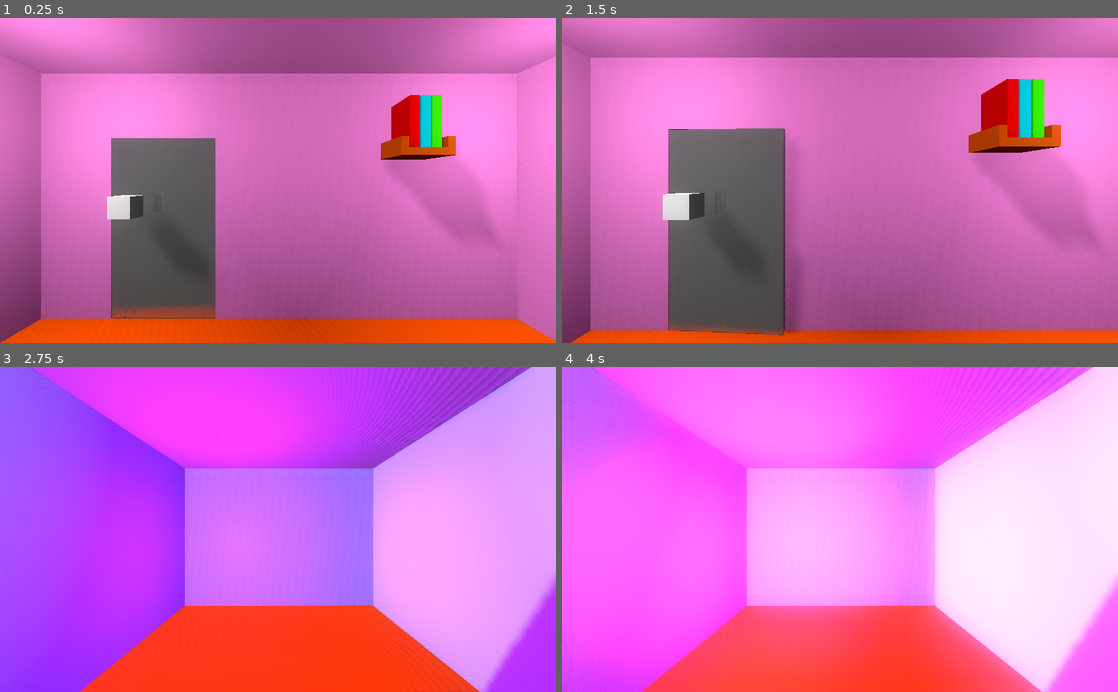
Above: before the commit, frames 1-4 (two rows, left to right).
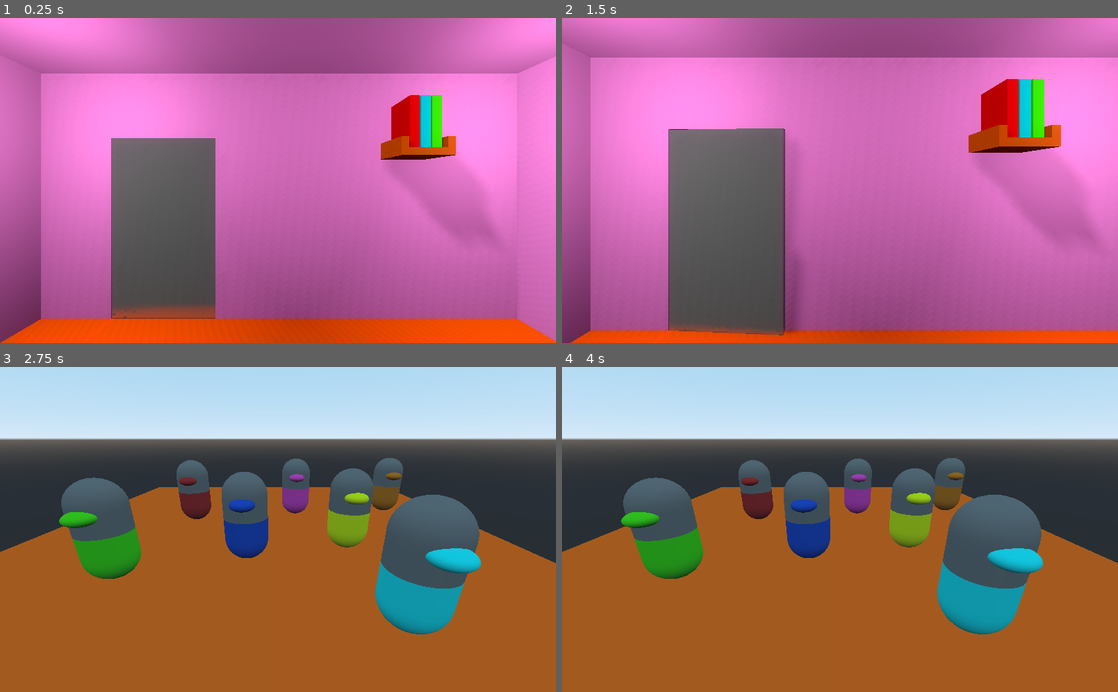
Above: after the commit, the same moments.

Repository: pedrotrschneider/mind-switches
Game: Godot game, scene res://scenes/app/app.tscn
The game is run twice, just before and just after one commit, with the same random seed, the same clock (stepped at 60 frames per second) and the same inputs.
Inputs (mouse positions are in pixels of both pictures, inside the frame that each line leads up to):
- Up to frame 1 (0.25 s): no input
- Up to frame 2 (1.5 s): tap Enter at 0.5 s; move the mouse to (962, 164) at 0.52 s; click (962, 164) at 0.67 s; tap Space at 1.25 s; move the mouse to (728, 196) at 1.27 s; click (728, 196) at 1.42 s
- Up to frame 3 (2.75 s): move the mouse to (333, 458) at 2.02 s; click (333, 458) at 2.17 s
- Up to frame 4 (4 s): move the mouse to (812, 594) at 2.77 s; click (812, 594) at 2.92 s; move the mouse to (1006, 578) at 3.52 s; click (1006, 578) at 3.67 s

The runs differ from the first frame. In frame 1, 0.5% of the frame differs, in the area x 19-26%, y 54-62%; in frame 2, 0.6%; in frame 3, 100%, in the area x 0-100%, y 0-100%; in frame 4, 100%.

Commit message:
✨ Implement level feature 1️⃣ - Add level scene - Implement players - Develop sandbox mode

Diff:
--- a/resources/runtime_data/runtime_data.gd
+++ b/resources/runtime_data/runtime_data.gd
@@ -4,3 +4,4 @@
 
 export(Enums.GameplayStates) var current_gameplay_state;
 export(Enums.MainMenuState) var current_main_menu_state;
+export(Enums.LevelStates) var current_level_state;
--- a/resources/runtime_data/runtime_data.tres
+++ b/resources/runtime_data/runtime_data.tres
@@ -6,3 +6,4 @@
 script = ExtResource( 1 )
 current_gameplay_state = 0
 current_main_menu_state = 0
+current_level_state = 0
--- a/scenes/app/app.gd
+++ b/scenes/app/app.gd
@@ -1,8 +1,19 @@
 extends Spatial
 
+var _garbage;
+
 onready var _main_menu_res: Resource = preload("res://scenes/main_menu_scenes/main_menu/main_menu.tscn");
-
+onready var _level_res: Resource = preload("res://scenes/game_scenes/level/level.tscn");
 
 func _ready():
 	var main_menu_instance = _main_menu_res.instance();
 	self.add_child(main_menu_instance);
+
+	_garbage = GameEvents.connect("go_to_level", self, "_on_go_to_level");
+
+
+func _on_go_to_level() -> void:
+	self.get_child(1).queue_free();
+
+	var level_instance = _level_res.instance();
+	self.add_child(level_instance);
--- a/scenes/app/app.tscn
+++ b/scenes/app/app.tscn
@@ -1,7 +1,10 @@
-[gd_scene load_steps=3 format=2]
+[gd_scene load_steps=6 format=2]
 
 [ext_resource path="res://scenes/app/app.gd" type="Script" id=1]
 [ext_resource path="res://scenes/app/back_button.gd" type="Script" id=2]
+[ext_resource path="res://scenes/app/confirm_button.gd" type="Script" id=3]
+[ext_resource path="res://scenes/app/finish_switches.gd" type="Script" id=4]
+[ext_resource path="res://scenes/app/reset_minds.gd" type="Script" id=5]
 
 [node name="App" type="Spatial"]
 script = ExtResource( 1 )
@@ -19,4 +22,43 @@
 __meta__ = {
 "_edit_use_anchors_": false
 }
+
+[node name="ConfirmButton" type="Button" parent="CanvasLayer"]
+visible = false
+margin_left = 953.577
+margin_top = 571.81
+margin_right = 1015.58
+margin_bottom = 591.81
+text = "Confirm"
+script = ExtResource( 3 )
+__meta__ = {
+"_edit_use_anchors_": false
+}
+
+[node name="FinishSwitches" type="Button" parent="CanvasLayer"]
+visible = false
+margin_left = 10.0341
+margin_top = 570.086
+margin_right = 120.034
+margin_bottom = 590.086
+text = "Finish Switches"
+script = ExtResource( 4 )
+__meta__ = {
+"_edit_use_anchors_": false
+}
+
+[node name="ResetMinds" type="Button" parent="CanvasLayer"]
+visible = false
+margin_left = 10.0341
+margin_top = 570.086
+margin_right = 120.034
+margin_bottom = 590.086
+text = "Reset Minds"
+script = ExtResource( 5 )
+__meta__ = {
+"_edit_use_anchors_": false
+}
 [connection signal="pressed" from="CanvasLayer/BackButton" to="CanvasLayer/BackButton" method="_on_BackButton_pressed"]
+[connection signal="pressed" from="CanvasLayer/ConfirmButton" to="CanvasLayer/ConfirmButton" method="_on_ConfirmButton_pressed"]
+[connection signal="pressed" from="CanvasLayer/FinishSwitches" to="CanvasLayer/FinishSwitches" method="_on_FinishSwitches_pressed"]
+[connection signal="pressed" from="CanvasLayer/ResetMinds" to="CanvasLayer/ResetMinds" method="_on_ResetMinds_pressed"]
--- /dev/null
+++ b/scenes/app/confirm_button.gd
@@ -0,0 +1,20 @@
+extends Button
+
+var _garbage;
+
+func _ready():
+	_garbage = GameEvents.connect("hide_confirm_button", self, "_on_hide_confirm_button");
+	_garbage = GameEvents.connect("show_confirm_button", self, "_on_show_confirm_button");
+	pass
+
+
+func _on_ConfirmButton_pressed():
+	GameEvents.emit_confirm_button_pressed_signal();
+
+
+func _on_hide_confirm_button() -> void:
+	self.hide();
+
+
+func _on_show_confirm_button() -> void:
+	self.show();
--- /dev/null
+++ b/scenes/app/finish_switches.gd
@@ -0,0 +1,19 @@
+extends Button
+
+var _garbage;
+
+func _ready():
+	_garbage = GameEvents.connect("hide_finish_switches_button", self, "_on_hide_finish_switches_button");
+	_garbage = GameEvents.connect("show_finish_switches_button", self,  "_on_show_finish_switches_button");
+
+
+func _on_FinishSwitches_pressed():
+	GameEvents.emit_finish_switches_button_pressed_signal();
+
+
+func _on_hide_finish_switches_button() -> void:
+	self.hide();
+
+
+func _on_show_finish_switches_button() -> void:
+	self.show();
--- /dev/null
+++ b/scenes/app/reset_minds.gd
@@ -0,0 +1,20 @@
+extends Button
+
+var _garbage;
+
+func _ready():
+	_garbage = GameEvents.connect("hide_reset_minds_button", self, "_on_hide_reset_minds_button");
+	_garbage = GameEvents.connect("show_reset_minds_button", self, "_on_show_reset_minds_button");
+	pass
+
+
+func _on_ResetMinds_pressed() -> void:
+	GameEvents.emit_reset_minds_button_pressed_signal();
+
+
+func _on_hide_reset_minds_button() -> void:
+	self.hide();
+
+
+func _on_show_reset_minds_button() -> void:
+	self.show();
--- /dev/null
+++ b/scenes/game_scenes/body/body.gd
@@ -0,0 +1,28 @@
+extends Spatial
+
+export(NodePath) onready var _mind_mesh = get_node(_mind_mesh) as MeshInstance;
+export(NodePath) onready var _body_mesh = get_node(_body_mesh) as CSGMesh;
+
+var index;
+var mind_color: Color = Color.black setget _set_mind_color;
+var body_color: Color = Color.black setget _set_body_color;
+
+
+func _set_mind_color(value: Color) -> void:
+	mind_color = value;
+	var _mind_material: SpatialMaterial = SpatialMaterial.new();
+	_mind_material.albedo_color = mind_color;
+	_mind_mesh.material_override = _mind_material;
+
+
+func _set_body_color(value: Color) -> void:
+	body_color = value;
+	var _body_material: SpatialMaterial = SpatialMaterial.new();
+	_body_material.albedo_color = body_color;
+	_body_mesh.material_override = _body_material;
+
+
+func _on_Area_input_event(_camera, event, _click_position, _click_normal, _shape_idx):
+	if(event is InputEventMouseButton):
+		if(event.button_index == BUTTON_LEFT && event.pressed):
+			GameEvents.emit_body_selected_signal(index);
--- /dev/null
+++ b/scenes/game_scenes/body/body.tscn
@@ -0,0 +1,54 @@
+[gd_scene load_steps=6 format=2]
+
+[ext_resource path="res://scenes/game_scenes/body/body.gd" type="Script" id=1]
+
+[sub_resource type="CapsuleMesh" id=1]
+radius = 0.75
+mid_height = 1.5
+
+[sub_resource type="SpatialMaterial" id=3]
+albedo_color = Color( 0.482353, 0.482353, 0.482353, 1 )
+
+[sub_resource type="SphereMesh" id=2]
+radius = 0.4
+height = 0.4
+
+[sub_resource type="CapsuleShape" id=4]
+radius = 0.753736
+height = 1.38715
+
+[node name="Body" type="Spatial" groups=[
+"Body",
+]]
+script = ExtResource( 1 )
+_mind_mesh = NodePath("Mind")
+_body_mesh = NodePath("LowerBody")
+
+[node name="UpperBody" type="CSGMesh" parent="."]
+transform = Transform( 1, 0, 0, 0, -0.000244423, 1, 0, -1, -0.000244423, 0, 1.50339, 0 )
+mesh = SubResource( 1 )
+material = SubResource( 3 )
+
+[node name="CSGBox" type="CSGBox" parent="UpperBody"]
+transform = Transform( 1, 0, 0, 0, 1, 0, 0, 0, 1, 0, 0, -1 )
+operation = 2
+
+[node name="LowerBody" type="CSGMesh" parent="."]
+transform = Transform( 1, 0, 0, 0, -1.62921e-07, -1, 0, 1, -1.62921e-07, 0, 1.50339, 0 )
+mesh = SubResource( 1 )
+
+[node name="CSGBox" type="CSGBox" parent="LowerBody"]
+transform = Transform( 1, 0, 0, 0, 1, 0, 0, 0, 1, 0, 0, -1 )
+operation = 2
+
+[node name="Mind" type="MeshInstance" parent="."]
+transform = Transform( 1, 0, 0, 0, 1, 0, 0, 0, 1, 0.682902, 2.09463, 0 )
+mesh = SubResource( 2 )
+material/0 = null
+
+[node name="Area" type="Area" parent="."]
+
+[node name="CollisionShape" type="CollisionShape" parent="Area"]
+transform = Transform( 1, 0, 0, 0, -1.62921e-07, -1, 0, 1, -1.62921e-07, 0, 1.39964, 0 )
+shape = SubResource( 4 )
+[connection signal="input_event" from="Area" to="." method="_on_Area_input_event"]
--- a/scenes/game_scenes/game/game.tscn
+++ /dev/null
@@ -1,3 +0,0 @@
-[gd_scene format=2]
-
-[node name="Game" type="Spatial"]
--- /dev/null
+++ b/scenes/game_scenes/level/level.gd
@@ -0,0 +1,115 @@
+extends Spatial
+
+var _garbage;
+
+export var _colors = [];
+export(Resource) onready var _runtime_data = _runtime_data as RuntimeData;
+
+var _num_bodies: int;
+var _bodies = [];
+var _minds = [];
+var _switches_buffer = [];
+var _selected_bodies = [];
+var _minds_solving_init_config = [];
+var _switches_buffer_solving_init_config = [];
+
+func _ready() -> void:
+	_garbage = GameEvents.connect("body_selected", self, "_on_body_selected");
+	_garbage = GameEvents.connect("confirm_button_pressed", self, "_on_confirm_button_pressed")
+	_garbage = GameEvents.connect("finish_switches_button_pressed", self, "_on_finish_switches_button_pressed");
+	_garbage = GameEvents.connect("reset_minds_button_pressed", self, "_on_reset_minds_button_pressed");
+
+	_num_bodies = _colors.size();
+	_bodies.resize(_num_bodies);
+	_minds.resize(_num_bodies);
+
+	var bodies = get_tree().get_nodes_in_group("Body");
+	var i: int = 0;
+	for body in bodies:
+		body.index = i;
+		body.mind_color = _colors[i];
+		body.body_color = _colors[i];
+
+		_bodies[i] = i;
+		_minds[i] = i;
+		i += 1;
+
+
+func _on_body_selected(index) -> void:
+	if(_runtime_data.current_gameplay_state == Enums.GameplayStates.LEVEL\
+		&& _runtime_data.current_level_state == Enums.LevelStates.SELECTING):
+		if(!_selected_bodies.has(index)):
+			if(_selected_bodies.size() < 2):
+				_selected_bodies.append(index);
+		else:
+			_selected_bodies.remove(_selected_bodies.find(index));
+			GameEvents.emit_hide_confirm_button_signal();
+
+		if(_selected_bodies.size() == 2):
+			GameEvents.emit_show_confirm_button_signal();
+
+		print(_selected_bodies);
+
+
+func _on_confirm_button_pressed() -> void:
+	if(_runtime_data.current_gameplay_state == Enums.GameplayStates.LEVEL\
+		&& _runtime_data.current_level_state == Enums.LevelStates.SELECTING):
+			_runtime_data.current_level_state = Enums.LevelStates.SWITCHING;
+			switch();
+
+
+func _on_finish_switches_button_pressed() -> void:
+	if(_runtime_data.current_gameplay_state == Enums.GameplayStates.LEVEL\
+		&& _runtime_data.current_level_state == Enums.LevelStates.SELECTING):
+			GameEvents.emit_hide_finish_switches_button_signal();
+			GameEvents.emit_show_reset_minds_button_signal();
+			_minds_solving_init_config = _minds.duplicate();
+			_switches_buffer_solving_init_config = _switches_buffer.duplicate();
+			var bodies = get_tree().get_nodes_in_group("Body");
+			for body in bodies:
+				body.show();
+
+
+func _on_reset_minds_button_pressed() -> void:
+	print(_minds_solving_init_config);
+	var bodies = get_tree().get_nodes_in_group("Body");
+	var i: int = 0;
+	for body in bodies:
+		body.mind_color = _colors[_minds_solving_init_config[i]];
+		i += 1;
+
+	_minds = _minds_solving_init_config.duplicate();
+	_switches_buffer = _switches_buffer_solving_init_config.duplicate();
+
+
+
+func switch() -> void:
+	if(!_switches_buffer.has(_selected_bodies)):
+		var s = _selected_bodies.duplicate();
+		_switches_buffer.append([s[0], s[1]]);
+		_switches_buffer.append([s[1], s[0]]);
+
+		var aux: int = _minds[_selected_bodies[0]];
+		_minds[_selected_bodies[0]] = _minds[_selected_bodies[1]];
+		_minds[_selected_bodies[1]] = aux;
+
+		var bodies = get_tree().get_nodes_in_group("Body");
+		var mind1 = _minds[_selected_bodies[0]];
+		var mind2 = _minds[_selected_bodies[1]];
+		for body in bodies:
+			if(body.index == _selected_bodies[0]):
+				body.mind_color = _colors[mind1];
+			elif(body.index == _selected_bodies[1]):
+				body.mind_color = _colors[mind2];
+
+		print(_minds);
+		print(_switches_buffer);
+	else:
+		print("troca rejeitada");
+
+	_selected_bodies.clear();
+	_runtime_data.current_level_state = Enums.LevelStates.SELECTING;
+	GameEvents.emit_hide_confirm_button_signal();
+
+	if(_switches_buffer.size() > 1):
+		GameEvents.emit_show_finish_switches_button_signal();
--- /dev/null
+++ b/scenes/game_scenes/level/level.tscn
@@ -0,0 +1,53 @@
+[gd_scene load_steps=6 format=2]
+
+[ext_resource path="res://scenes/game_scenes/body/body.tscn" type="PackedScene" id=1]
+[ext_resource path="res://scenes/game_scenes/level/level.gd" type="Script" id=2]
+[ext_resource path="res://resources/runtime_data/runtime_data.tres" type="Resource" id=3]
+
+[sub_resource type="PlaneMesh" id=1]
+size = Vector2( 20, 20 )
+
+[sub_resource type="SpatialMaterial" id=2]
+albedo_color = Color( 1, 0.427451, 0.0823529, 1 )
+
+[node name="Level" type="Spatial"]
+script = ExtResource( 2 )
+_colors = [ Color( 0.705882, 0.172549, 0.172549, 1 ), Color( 0.113725, 0.309804, 0.776471, 1 ), Color( 0.917647, 0.976471, 0.0509804, 1 ), Color( 0.933333, 0.294118, 0.752941, 1 ), Color( 0.27451, 0.905882, 0.0784314, 1 ), Color( 0.0784314, 0.945098, 0.94902, 1 ), Color( 0.823529, 0.482353, 0.109804, 1 ), Color( 1, 1, 1, 1 ), Color( 0, 0, 0, 1 ) ]
+_runtime_data = ExtResource( 3 )
+
+[node name="MeshInstance" type="MeshInstance" parent="."]
+transform = Transform( 1, 0, 0, 0, 1, 0, 0, 0, 1, -0.0299072, -4.76837e-07, 0.0301163 )
+mesh = SubResource( 1 )
+material/0 = SubResource( 2 )
+
+[node name="Body" parent="." instance=ExtResource( 1 )]
+transform = Transform( 1, 0, 0, 0, 1, 0, 0, 0, 1, -1.349, 0, 3.839 )
+
+[node name="Body2" parent="." instance=ExtResource( 1 )]
+transform = Transform( 1, 0, 0, 0, 1, 0, 0, 0, 1, 2.933, 0, 0.652214 )
+
+[node name="Body3" parent="." instance=ExtResource( 1 )]
+transform = Transform( 1, 0, 0, 0, 1, 0, 0, 0, 1, 2.05564, -9.53674e-07, -3.10629 )
+
+[node name="Body4" parent="." instance=ExtResource( 1 )]
+transform = Transform( 1, 0, 0, 0, 1, 0, 0, 0, 1, -2.37294, -9.53674e-07, -1.41127 )
+
+[node name="Body5" parent="." instance=ExtResource( 1 )]
+transform = Transform( 1, 0, 0, 0, 1, 0, 0, 0, 1, 4.21594, -1.90735e-06, 4.55229 )
+
+[node name="Body6" parent="." instance=ExtResource( 1 )]
+transform = Transform( 1, 0, 0, 0, 1, 0, 0, 0, 1, 6.26848, -9.53674e-07, -3.3813 )
+
+[node name="Body7" parent="." instance=ExtResource( 1 )]
+transform = Transform( 1, 0, 0, 0, 1, 0, 0, 0, 1, -2.97532, -9.53674e-07, -6.67676 )
+
+[node name="Body8" parent="." instance=ExtResource( 1 )]
+transform = Transform( 1, 0, 0, 0, 1, 0, 0, 0, 1, 7.07043, -1.90735e-06, 1.27709 )
+visible = false
+
+[node name="Body9" parent="." instance=ExtResource( 1 )]
+transform = Transform( 1, 0, 0, 0, 1, 0, 0, 0, 1, 6.97204, -1.90735e-06, -0.777305 )
+visible = false
+
+[node name="Camera" type="Camera" parent="."]
+transform = Transform( -1.51757e-07, -0.363804, 0.931476, -5.92712e-08, 0.931476, 0.363804, -1, 0, -1.62921e-07, 10.4644, 3.97503, -0.440625 )
--- a/scenes/main_menu_scenes/book/book.gd
+++ b/scenes/main_menu_scenes/book/book.gd
@@ -14,7 +14,7 @@
 func _ready() -> void:
 	_garbage = GameEvents.connect("back_button_pressed", self, "_on_back_button_pressed");
 
-	var _cover_material: SpatialMaterial = SpatialMaterial.new()
+	var _cover_material: SpatialMaterial = SpatialMaterial.new();
 	_cover_material.albedo_color = _albedo;
 	_spine_mesh.material_override = _cover_material;
 	_front_cover_mesh.material_override = _cover_material;
--- a/scenes/main_menu_scenes/books/books.gd
+++ b/scenes/main_menu_scenes/books/books.gd
@@ -21,10 +21,7 @@
 				GameEvents.emit_bookshelf_selected_signal();
 				_area.hide();
 				_spot_light_animation_player.play_backwards("SpotLight");
-				yield(get_tree().create_timer(1.0), "timeout");
-				_runtime_data.current_gameplay_state = Enums.GameplayStates.MAIN_MENU;
-				_runtime_data.current_main_menu_state = Enums.MainMenuState.BOOKSHELF_SELECTED;
-				GameEvents.emit_show_back_button_signal();
+				yield(_spot_light_animation_player, "animation_finished");
 				_spot_light.hide();
 
 
--- a/scenes/main_menu_scenes/door/door.gd
+++ b/scenes/main_menu_scenes/door/door.gd
@@ -24,6 +24,7 @@
 	if(_runtime_data.current_gameplay_state == Enums.GameplayStates.MAIN_MENU \
 		&& _runtime_data.current_main_menu_state == Enums.MainMenuState.SELECTING):
 		if(event is InputEventMouseButton):
-			GameEvents.emit_door_selected_signal();
-			_runtime_data.current_gameplay_state = Enums.GameplayStates.ANIMATING;
-			_runtime_data.current_main_menu_state = Enums.MainMenuState.DOOR_SELECTED;
+			if(event.button_index == BUTTON_LEFT && event.pressed):
+				GameEvents.emit_door_selected_signal();
+				_runtime_data.current_gameplay_state = Enums.GameplayStates.ANIMATING;
+				_runtime_data.current_main_menu_state = Enums.MainMenuState.DOOR_SELECTED;
--- a/scenes/main_menu_scenes/main_menu/main_menu.gd
+++ b/scenes/main_menu_scenes/main_menu/main_menu.gd
@@ -23,6 +23,10 @@
 
 func _on_bookshelf_selectd() -> void:
 	_camera_animation_player.play("SelectedShelf");
+	yield(_camera_animation_player, "animation_finished");
+	_runtime_data.current_gameplay_state = Enums.GameplayStates.MAIN_MENU;
+	_runtime_data.current_main_menu_state = Enums.MainMenuState.BOOKSHELF_SELECTED;
+	GameEvents.emit_show_back_button_signal();
 
 
 func _on_book_selected(z_global_pos) -> void:
@@ -35,4 +39,5 @@
 func _on_door_selected() -> void:
 	_camera_animation_player.play("DoorSelected");
 	yield(_camera_animation_player, "animation_finished");
-	_runtime_data.current_gameplay_state = Enums.GameplayStates.MAIN_MENU;
+	_runtime_data.current_gameplay_state = Enums.GameplayStates.LEVEL;
+	GameEvents.emit_go_to_level_signal();
--- a/scenes/main_menu_scenes/main_menu/main_menu.tscn
+++ b/scenes/main_menu_scenes/main_menu/main_menu.tscn
@@ -145,6 +145,3 @@
 
 [node name="WorldEnvironment" type="WorldEnvironment" parent="."]
 environment = SubResource( 5 )
-
-[node name="CSGBox" type="CSGBox" parent="."]
-transform = Transform( 1, 0, 0, 0, 1, 0, 0, 0, 1, 0, 11.5755, 13.9474 )
--- a/singletons/enums.gd
+++ b/singletons/enums.gd
@@ -2,6 +2,7 @@
 
 enum GameplayStates {
 	MAIN_MENU,
+	LEVEL,
 	ANIMATING
 }
 
@@ -11,3 +12,9 @@
 	BOOK_SELECTED,
 	DOOR_SELECTED
 }
+
+enum LevelStates {
+	SELECTING,
+	SWITCHING,
+	SOLVING
+}
--- a/singletons/game_events.gd
+++ b/singletons/game_events.gd
@@ -1,24 +1,42 @@
 extends Node
 
 #------------------------------------
-# MAIN MENU SIGNALS
+# GLOBAL SIGNALS
 #------------------------------------
 signal back_button_pressed;
 signal show_back_button;
 signal hide_back_button;
 
+signal confirm_button_pressed;
+signal hide_confirm_button;
+signal show_confirm_button;
+
+signal finish_switches_button_pressed;
+signal hide_finish_switches_button;
+signal show_finish_switches_button;
+
+signal reset_minds_button_pressed;
+signal hide_reset_minds_button;
+signal show_reset_minds_button;
+
+#------------------------------------
+# MAIN MENU SIGNALS
+#------------------------------------
 signal bookshelf_selectd;
 
 signal book_selected(z_global_pos);
 
 signal door_selected;
 
+signal go_to_level;
+
 #------------------------------------
 # GAME SIGNALS
 #------------------------------------
+signal body_selected(index);
 
 #------------------------------------
-# MAIN MENU EMITTERS
+# GLOBAL EMITTERS
 #------------------------------------
 func emit_back_button_pressed_signal() -> void:
 	emit_signal("back_button_pressed");
@@ -32,6 +50,43 @@
 	emit_signal("hide_back_button");
 
 
+func emit_confirm_button_pressed_signal() -> void:
+	emit_signal("confirm_button_pressed");
+
+
+func emit_hide_confirm_button_signal() -> void:
+	emit_signal("hide_confirm_button");
+
+
+func emit_show_confirm_button_signal() ->  void:
+	emit_signal("show_confirm_button");
+
+
+func emit_finish_switches_button_pressed_signal() -> void:
+	emit_signal("finish_switches_button_pressed");
+
+
+func emit_hide_finish_switches_button_signal() -> void:
+	emit_signal("hide_finish_switches_button");
+
+func emit_show_finish_switches_button_signal() -> void:
+	emit_signal("show_finish_switches_button");
+
+
+func emit_reset_minds_button_pressed_signal() -> void:
+	emit_signal("reset_minds_button_pressed");
+
+
+func emit_hide_reset_minds_button_signal() -> void:
+	emit_signal("hide_reset_minds_button");
+
+
+func emit_show_reset_minds_button_signal() -> void:
+	emit_signal("show_reset_minds_button");
+
+#------------------------------------
+# MAIN MENU EMITTERS
+#------------------------------------
 func emit_bookshelf_selected_signal() -> void:
 	emit_signal("bookshelf_selectd");
 
@@ -44,6 +99,11 @@
 	emit_signal("door_selected");
 
 
+func emit_go_to_level_signal() -> void:
+	emit_signal("go_to_level");
+
 #------------------------------------
 # GAME EMITTERS
 #------------------------------------
+func emit_body_selected_signal(index: int) -> void:
+	emit_signal("body_selected", index);
